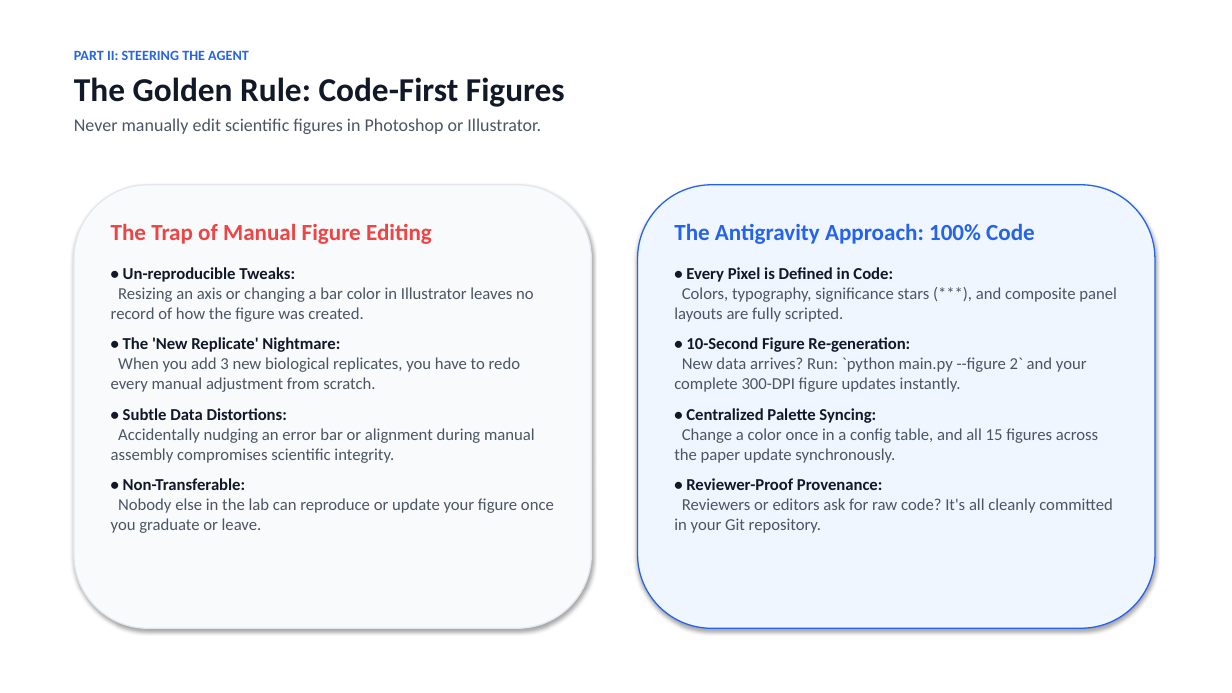
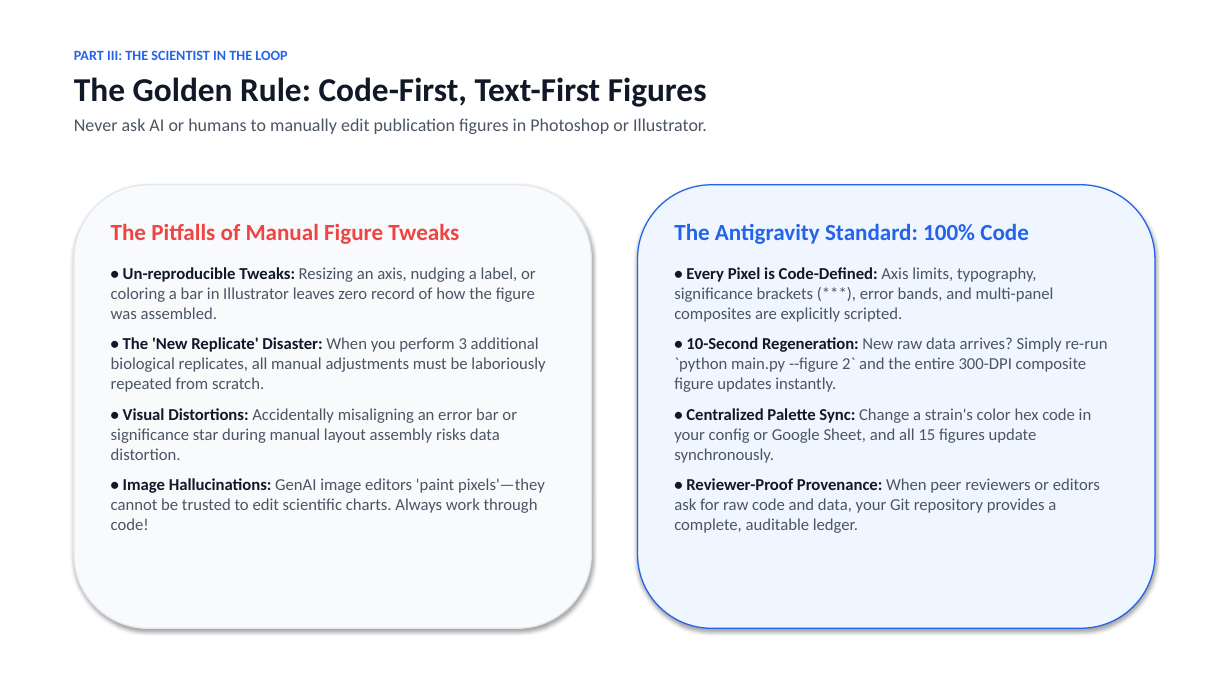
Before and after one commit to berman-lab/antigravity-intoduction-presentation, a slide deck: slide 11 of antigravity_lab_presentation.pptx (slide 9 before the commit). Drawn at 1232x693 pixels with LibreOffice and Linux fonts; fonts in the diff are those of the drawing. Boxes give left, top, right and bottom in pixels: in the first picture for what was removed or moved away, otherwise in the second. Text is boxed around its words. In the diff, an @@ line names an element or a change of style, - is before the commit and + after.

```diff
--- a/antigravity_lab_presentation.pptx
+++ b/antigravity_lab_presentation.pptx
@@ text at box(74, 50, 707, 134): text changed @@
-PART II: STEERING THE AGENT
-The Golden Rule: Code-First Figures
-Never manually edit scientific figures in Photoshop or Illustrator.
+PART III: THE SCIENTIST IN THE LOOP
+The Golden Rule: Code-First, Text-First Figures
+Never ask AI or humans to manually edit publication figures in Photoshop or Illustrator.
@@ text at box(111, 224, 545, 530): text changed @@
-The Trap of Manual Figure Editing
-• Un-reproducible Tweaks:
-Resizing an axis or changing a bar color in Illustrator leaves no record of how the figure was created.
-• The 'New Replicate' Nightmare:
-When you add 3 new biological replicates, you have to redo every manual adjustment from scratch.
-• Subtle Data Distortions:
-Accidentally nudging an error bar or alignment during manual assembly compromises scientific integrity.
-• Non-Transferable:
-Nobody else in the lab can reproduce or update your figure once you graduate or leave.
+The Pitfalls of Manual Figure Tweaks
+• Un-reproducible Tweaks: Resizing an axis, nudging a label, or coloring a bar in Illustrator leaves zero record of how the figure was assembled.
+• The 'New Replicate' Disaster: When you perform 3 additional biological replicates, all manual adjustments must be laboriously repeated from scratch.
+• Visual Distortions: Accidentally misaligning an error bar or significance star during manual layout assembly risks data distortion.
+• Image Hallucinations: GenAI image editors 'paint pixels'—they cannot be trusted to edit scientific charts. Always work through code!
@@ text at box(674, 223, 1107, 533): text changed @@
-The Antigravity Approach: 100% Code
-• Every Pixel is Defined in Code:
-Colors, typography, significance stars (***), and composite panel layouts are fully scripted.
-• 10-Second Figure Re-generation:
-New data arrives? Run: `python main.py --figure 2` and your complete 300-DPI figure updates instantly.
-• Centralized Palette Syncing:
-Change a color once in a config table, and all 15 figures across the paper update synchronously.
-• Reviewer-Proof Provenance:
-Reviewers or editors ask for raw code? It's all cleanly committed in your Git repository.
+The Antigravity Standard: 100% Code
+• Every Pixel is Code-Defined: Axis limits, typography, significance brackets (***), error bands, and multi-panel composites are explicitly scripted.
+• 10-Second Regeneration: New raw data arrives? Simply re-run `python main.py --figure 2` and the entire 300-DPI composite figure updates instantly.
+• Centralized Palette Sync: Change a strain's color hex code in your config or Google Sheet, and all 15 figures update synchronously.
+• Reviewer-Proof Provenance: When peer reviewers or editors ask for raw code and data, your Git repository provides a complete, auditable ledger.
```
Also in this commit, not shown: 9 other slides changed, 7 slides added, 6 slides removed, 4 other files.
